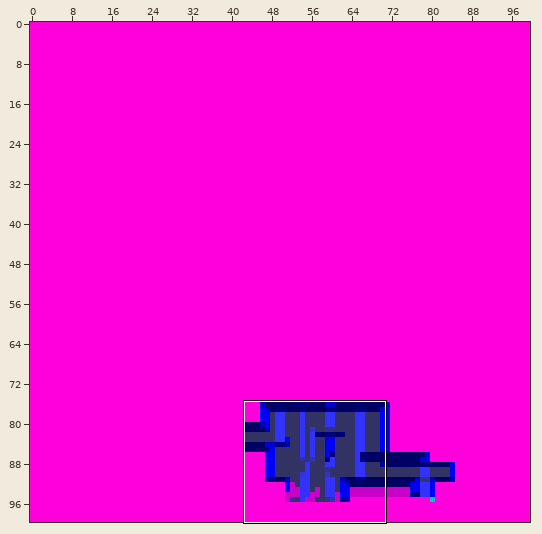
Two states of a sprite sheet, dungeons/clocktower/Vents - Layout A-backgroundtiles.png. The picture above shows the old version from afar; the outline marks the close-up.
Close-up. First the earlier version:
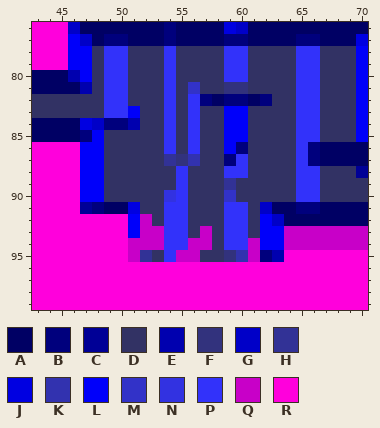
The file is 100x100 pixels. Shown: x 43..70, y 76..99.
Palette (. is transparent): A #000064  B #00007d  C #000096  D #323264  E #0000af  F #32327d  G #0000c8  H #323296  J #0000e1  K #3232af  L #0000fa  M #3232c8  N #3232e1  P #3232fa  Q #c800c8  R #ff00dc
Pixels before, first column x 43:
 76 RRRGAAAAAAABAAAAJGAAAAAAAAAA
 77 RRRLGABBAAABAAAABBAAAABBAAAJ
 78 RRRLLDPPDDDPDDDDPPDDDDPPDDDL
 79 RRRLLDPPDDDPDDDDPPDDDDPPDDDL
 80 AAAELDPPDDDPDDDDPPDDDDPPDDDL
 81 AAAAEDPPDDDPDMDDFFDDDDPPDDDL
 82 DDDDDDPPDDDPDPBABBABDDPPDDDL
 83 DDDDDDPPLDDPDPDDLLDDDDPPDDDL
 84 AAAAJGBBEDDPDPDDLLDDDDPPDDDL
 85 AAAABLDDDDDPDPDDLLDDDDPPDDDL
 86 RRRRLLDDDDDPDPDDLBDDDDPBAAAA
 87 RRRRLLDDDDDHFKDDBPDDDDPBAAAA
 88 RRRRLLDDDDDDPDDDPPDDDDPPDDDC
 89 RRRRLLDDDDDDPDDDHDDDDDPPDDDD
 90 RRRRLLDDDDDNPDDDMDDDDDPPDDDD
 91 RRRRCBAAJDDPPDDDPPDGAABBAAAA
 92 RRRRRRRRLQDPPDDDPPDLGAAAAAAA
 93 RRRRRRRRLQQPPDQDPPDLLQQQQQQQ
 94 RRRRRRRRQQQPPQQDPPQLLQQQQQQQ
 95 RRRRRRRRQHDPQQDDFKQBERRRRRRR
 96 RRRRRRRRRRRRRRRRRRRRRRRRRRRR
 97 RRRRRRRRRRRRRRRRRRRRRRRRRRRR
 98 RRRRRRRRRRRRRRRRRRRRRRRRRRRR
 99 RRRRRRRRRRRRRRRRRRRRRRRRRRRR
And afterwards:
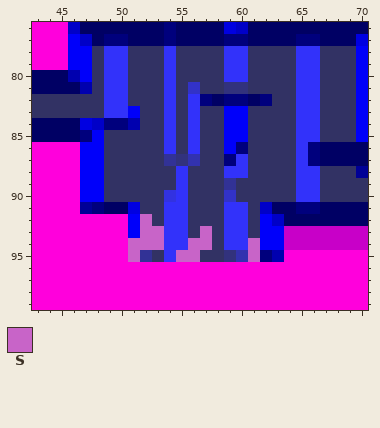
Colours new in this view: S #c864c8
Difference:
y 92: x 52 Q -> S
y 93: x 52..53 QQ -> SS; x 57 Q -> S
y 94: x 51..53 QQQ -> SSS; x 56..57 QQ -> SS; x 61 Q -> S
y 95: x 51 Q -> S; x 55..56 QQ -> SS; x 61 Q -> S
